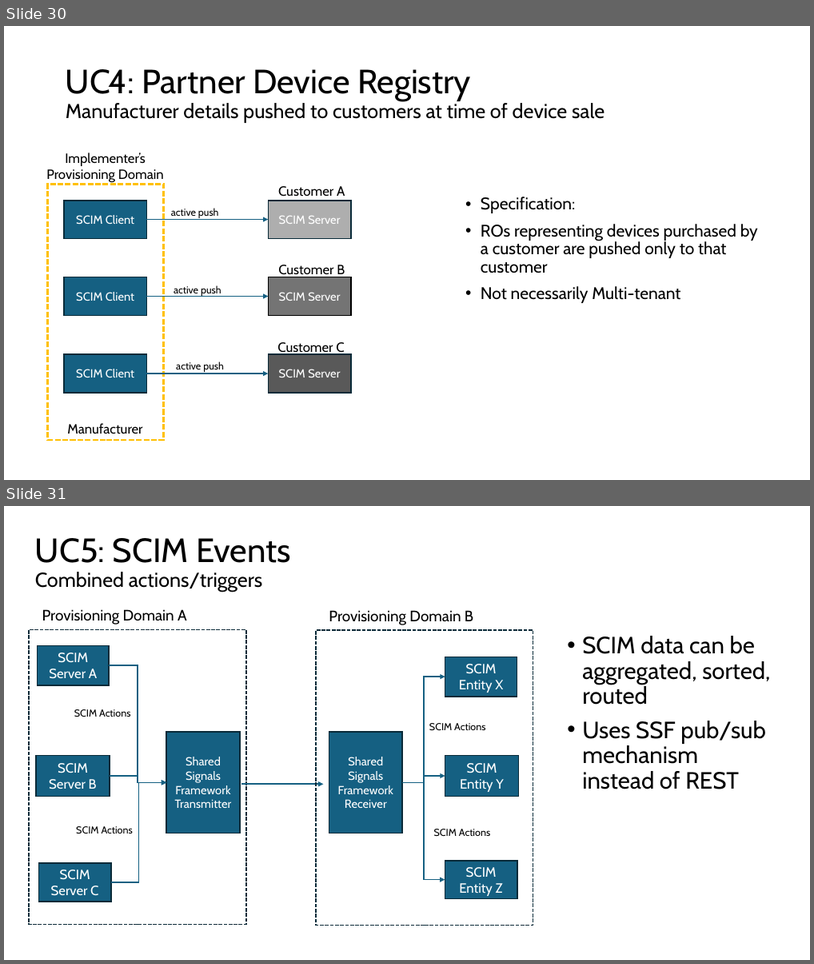
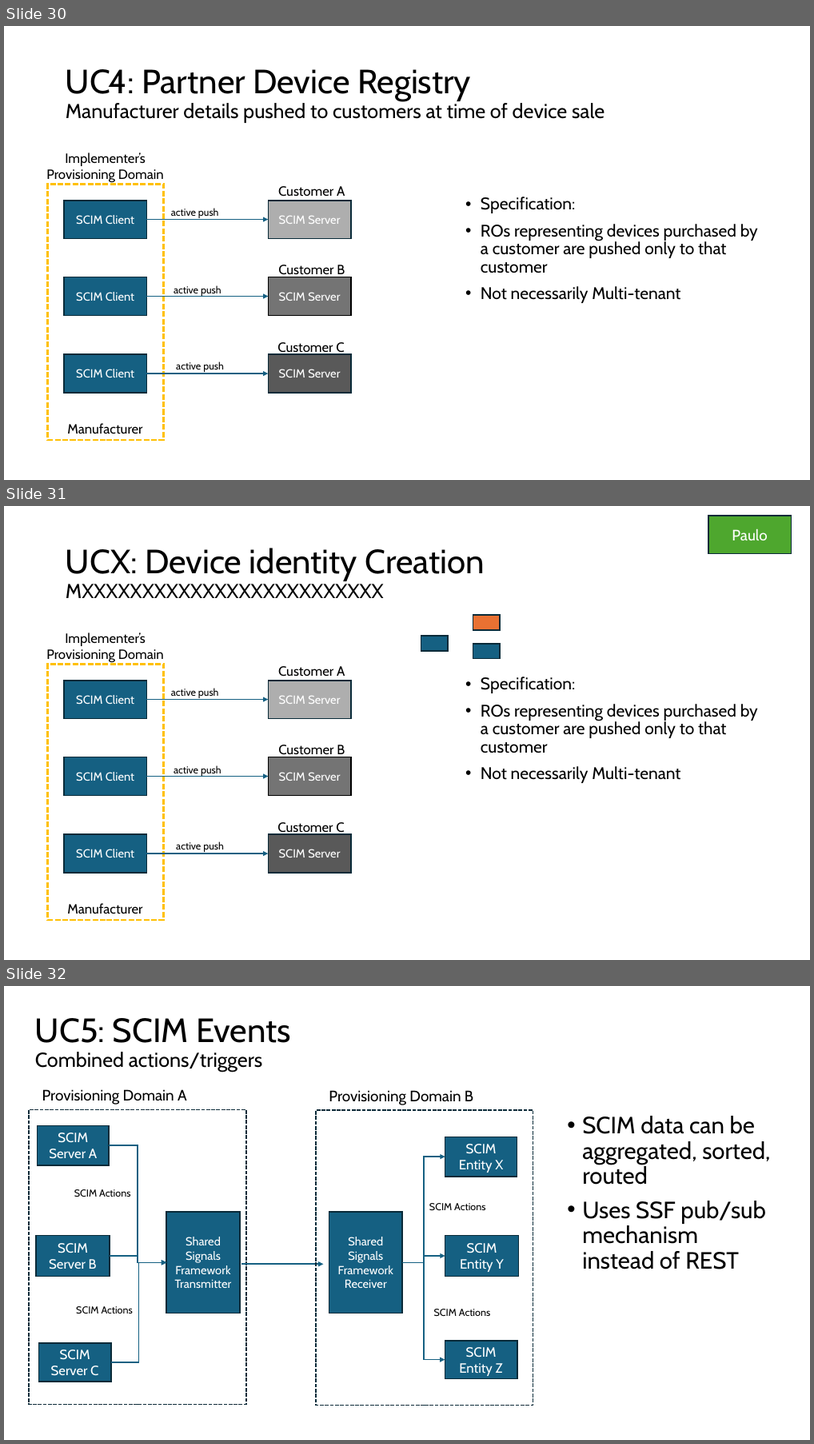
Before and after one commit to pamelatech/scim-use-case-revamp, a slide deck: Use Cases 29 Mar 2024.pptx. Shown one above the other, each under a label of ours: slides 30 and 31 before the commit, slides 30, 31 and 32 after it. The pictures are 814x964 and 814x1444 pixels, drawn with LibreOffice and Linux fonts; fonts in the diff are those of the drawing. Boxes give left, top, right and bottom in pixels: in the first picture for what was removed or moved away, otherwise in the second. Text is boxed around its words. In the diff, an @@ line names an element or a change of style, - is before the commit and + after.

```diff
--- a/Use Cases 29 Mar 2024.pptx
+++ b/Use Cases 29 Mar 2024.pptx
@@ slide 31 added at (x1=4, y1=506, x2=810, y2=960), background #FFFFFF @@
@@ rectangle added at (x1=709, y1=516, x2=792, y2=554), fill #4EA72E, outline #092A39 1.5 pt, 18 pt, text #FFFFFF @@
+Paulo
@@ title added at (x1=66, y1=548, x2=485, y2=598), 40 pt, text #000000 @@
+UCX: Device identity Creation
+MXXXXXXXXXXXXXXXXXXXXXXXXX
@@ rectangle added at (x1=474, y1=615, x2=501, y2=630), fill #E97132, outline #092A39 1.5 pt @@
@@ text added at (x1=46, y1=632, x2=164, y2=662), 16 pt, text #000000 @@
+Implementer’s
+Provisioning Domain
@@ rectangle added at (x1=422, y1=636, x2=449, y2=651), fill #156082, outline #092A39 1.5 pt @@
@@ rectangle added at (x1=474, y1=644, x2=501, y2=659), fill #156082, outline #092A39 1.5 pt @@
@@ rectangle added at (x1=47, y1=664, x2=164, y2=920), outline #FFC000 2.25 pt dashed @@
@@ text added at (x1=278, y1=666, x2=345, y2=676), 16 pt, text #000000 @@
+Customer A
@@ rectangle added at (x1=64, y1=680, x2=146, y2=718), fill #156082, outline #092A39 1.5 pt, 14 pt, text #FFFFFF @@
+SCIM Client
@@ text added at (x1=171, y1=688, x2=219, y2=698), 12 pt, text #000000 @@
+active push
@@ rectangle added at (x1=268, y1=680, x2=351, y2=718), fill #AEAEAE, outline #092A39 1.5 pt, 14 pt, text #FFFFFF @@
+SCIM Server
@@ arrow added from (146, 700) to (268, 700), #156082 1.5 pt @@
@@ text added at (x1=481, y1=704, x2=758, y2=783), 20 pt, text #000000 @@
+• Specification:
+• ROs representing devices purchased by a customer are pushed only to that customer
+• Not necessarily Multi-tenant
@@ text added at (x1=278, y1=743, x2=345, y2=757), 16 pt, text #000000 @@
+Customer B
@@ rectangle added at (x1=64, y1=757, x2=146, y2=795), fill #156082, outline #092A39 1.5 pt, 14 pt, text #FFFFFF @@
+SCIM Client
@@ text added at (x1=174, y1=765, x2=222, y2=776), 12 pt, text #000000 @@
+active push
@@ rectangle added at (x1=268, y1=757, x2=351, y2=795), fill #747474, outline #000000 1.5 pt, 14 pt, text #FFFFFF @@
+SCIM Server
@@ arrow added from (146, 776) to (268, 776), #156082 1.5 pt @@
@@ rectangle added at (x1=64, y1=835, x2=146, y2=872), fill #156082, outline #092A39 1.5 pt, 14 pt, text #FFFFFF @@
+SCIM Client
@@ text added at (x1=176, y1=841, x2=224, y2=852), 12 pt, text #000000 @@
+active push
@@ rectangle added at (x1=268, y1=835, x2=351, y2=872), fill #595959, outline #092A39 1.5 pt, 14 pt, text #FFFFFF @@
+SCIM Server
@@ text added at (x1=278, y1=822, x2=344, y2=835), 16 pt, text #000000 @@
+Customer C
@@ arrow added from (146, 853) to (268, 853), #156082 1.5 pt @@
@@ text added at (x1=67, y1=903, x2=142, y2=914), 16 pt, text #000000 @@
+Manufacturer
@@ what was slide 31 is now slide 32 @@
```
Also in this commit, not shown: 2 slides changed, 2 other slides added.
